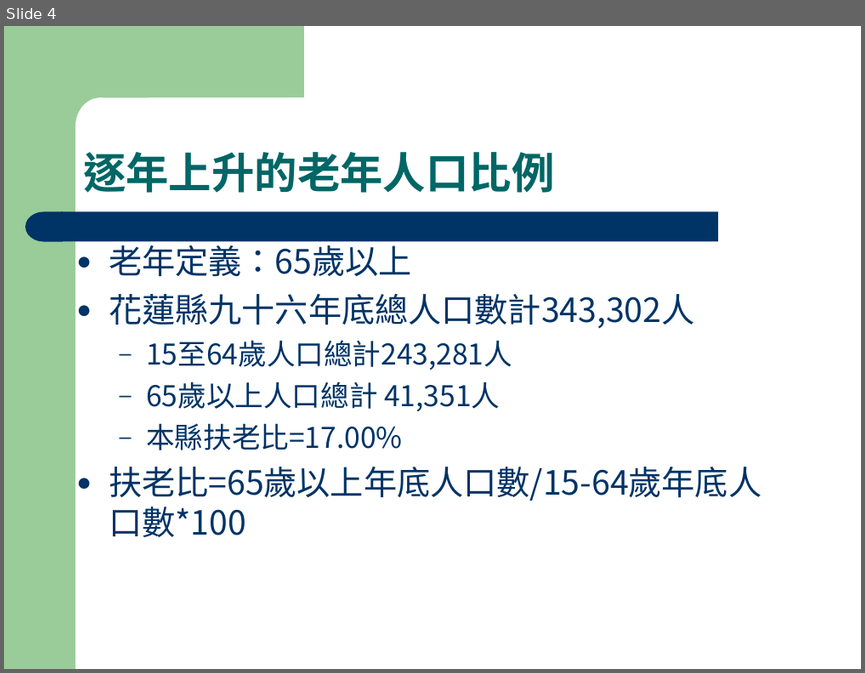
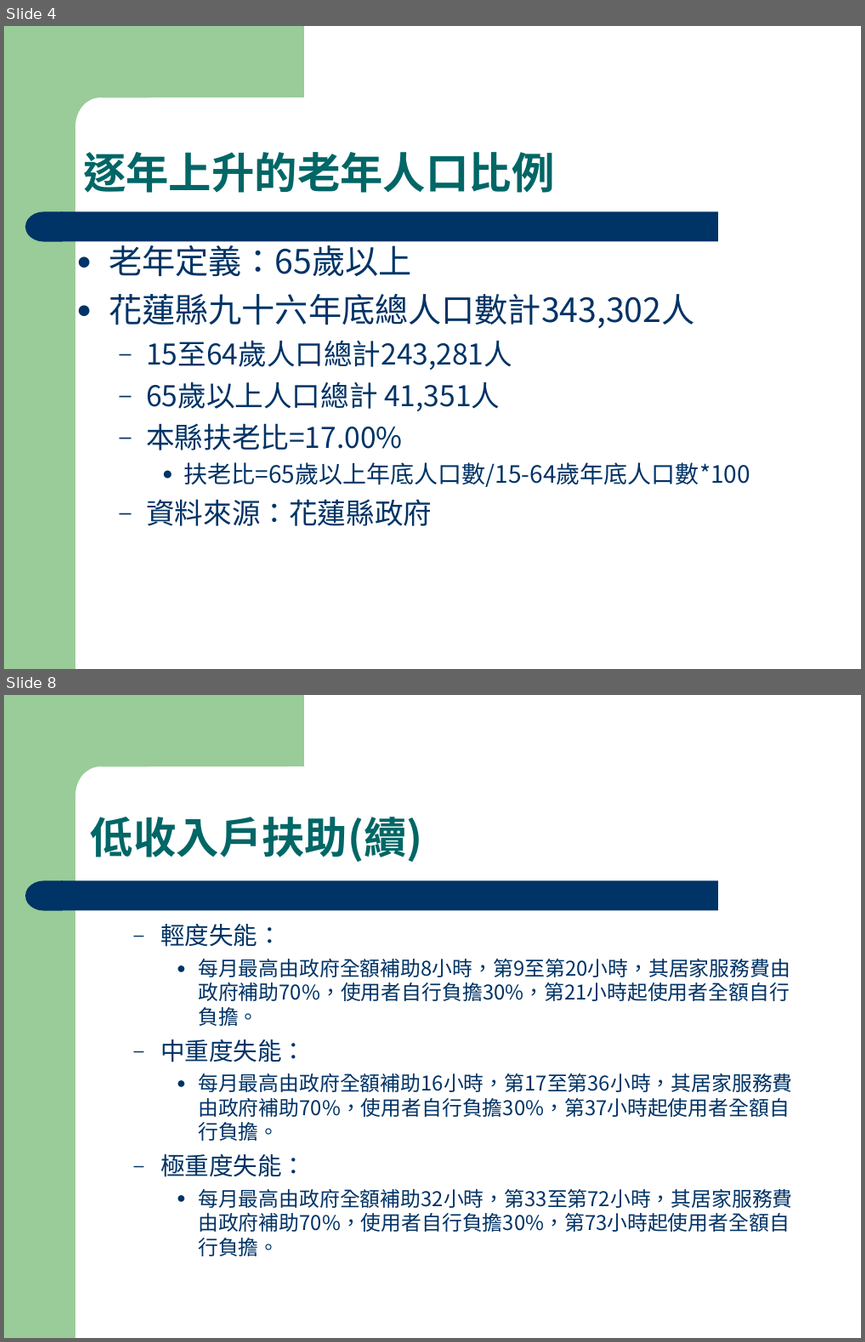
Before and after one commit to fhopecc/fhopecc, a slide deck: public/tutor/home_care.ppt. Shown one above the other, each under a label of ours: slide 4 before the commit, slides 4 and 8 after it; the slides between them are not shown. The pictures are 865x673 and 865x1342 pixels, drawn with LibreOffice and Linux fonts; fonts in the diff are those of the drawing. Boxes give left, top, right and bottom in pixels: in the first picture for what was removed or moved away, otherwise in the second. Text is boxed around its words. In the diff, an @@ line names an element or a change of style, - is before the commit and + after.

```diff
--- a/public/tutor/home_care.ppt
+++ b/public/tutor/home_care.ppt
@@ slide 8 added at (x1=4, y1=695, x2=861, y2=1338), background #FFFFFF; not listed: 4 template elements that a slide beside it also shows @@
@@ text added at (x1=91, y1=817, x2=423, y2=862), 36 pt, text #006666, bold @@
+低收入戶扶助(續)
@@ text added at (x1=160, y1=924, x2=792, y2=1256), 17 pt, text #003366 @@
+  – 輕度失能：
+    ● 每月最高由政府全額補助8小時，第9至第20小時，其居家服務費由政府補助70%，使用者自行負擔30%，第21小時起使用者全額自行負擔。
+  – 中重度失能：
+    ● 每月最高由政府全額補助16小時，第17至第36小時，其居家服務費由政府補助70%，使用者自行負擔30%，第37小時起使用者全額自行負擔。
+  – 極重度失能：
+    ● 每月最高由政府全額補助32小時，第33至第72小時，其居家服務費由政府補助70%，使用者自行負擔30%，第73小時起使用者全額自行負擔。
@@ slide 4 changed as well @@
@@ text at (x1=183, y1=462, x2=749, y2=487): size 28 to 20 pt in "扶老比=65歲以上年底人口數/15-64歲年底人口數*100"; list level 1 to 3 in "扶老比=65歲以上年底人口數/15-64歲年底人口數*100" @@
@@ text at (x1=146, y1=499, x2=432, y2=526): paragraph added @@
+  – 資料來源：花蓮縣政府
```
Also in this commit, not shown: 29 other slides changed, 4 other slides added, 2 slides removed, 3 other files.
